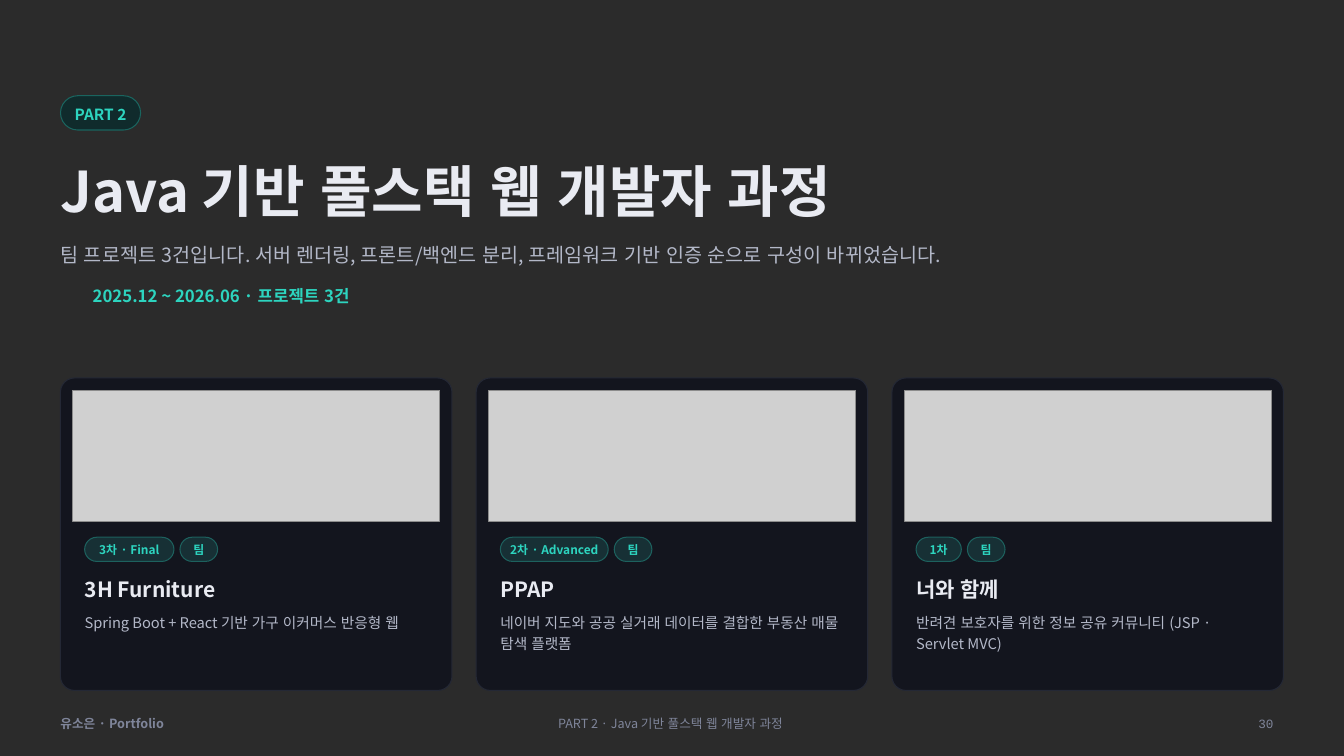
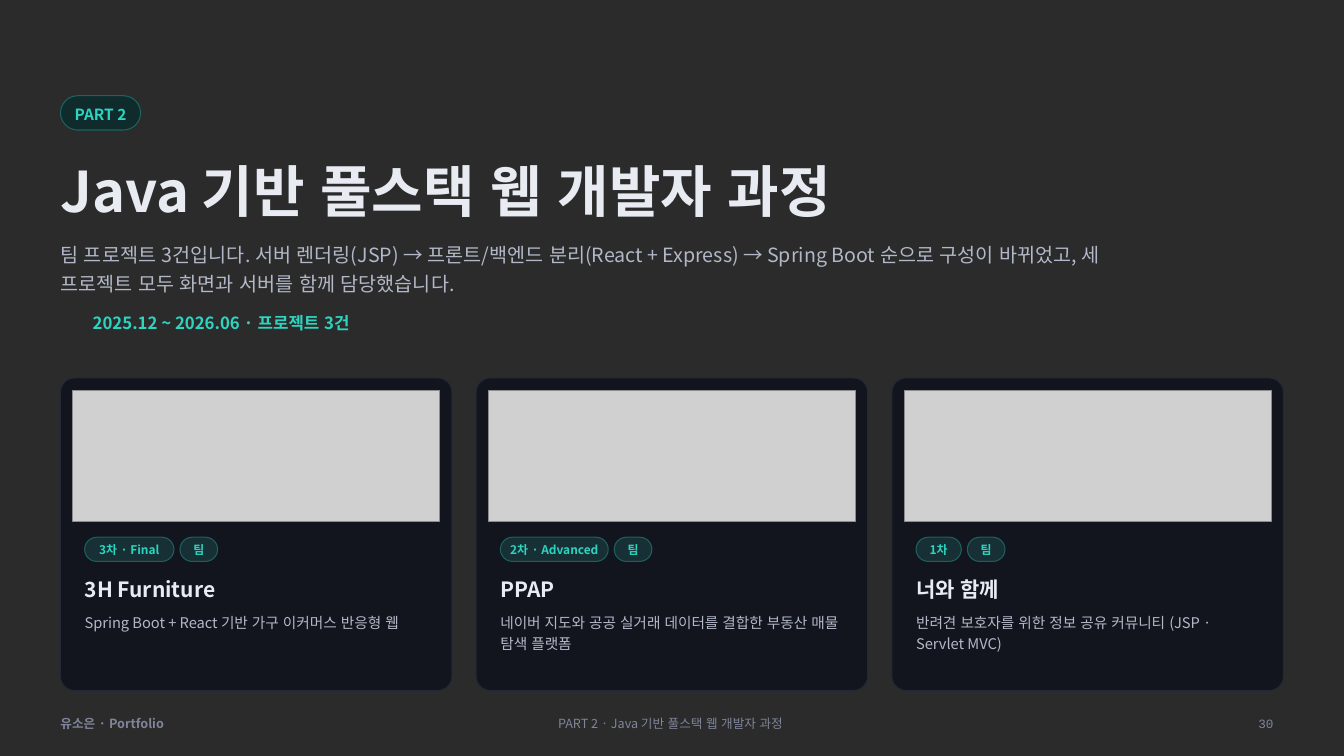
Before and after one commit to soeun-yu/soeun-yu.github.io, a slide deck: slide 30 of 유소은_포트폴리오.pptx. Drawn at 1344x756 pixels with LibreOffice and Linux fonts; fonts in the diff are those of the drawing; grey boxes stand for pictures; background and template pictures are left out; a plain dark background stands for a picture behind light text. Boxes give left, top, right and bottom in pixels: in the first picture for what was removed or moved away, otherwise in the second. Text is boxed around its words. In the diff, an @@ line names an element or a change of style, - is before the commit and + after.

```diff
--- a/유소은_포트폴리오.pptx
+++ b/유소은_포트폴리오.pptx
@@ text at box(60, 246, 1100, 293): text changed @@
-팀 프로젝트 3건입니다. 서버 렌더링, 프론트/백엔드 분리, 프레임워크 기반 인증 순으로 구성이 바뀌었습니다.
+팀 프로젝트 3건입니다. 서버 렌더링(JSP) → 프론트/백엔드 분리(React + Express) → Spring Boot 순으로 구성이 바뀌었고, 세 프로젝트 모두 화면과 서버를 함께 담당했습니다.
@@ text "2025.12 ~ 2026.06 · 프로젝트 ...": place and size @@
-text "2025.12 ~ 2026.06 · 프로젝트 ..." at box(93, 288, 349, 304)
+text "2025.12 ~ 2026.06 · 프로젝트 ..." at box(93, 315, 349, 331)
```
Also in this commit, not shown: 10 other slides changed, 4 slides added, 2 other files.
